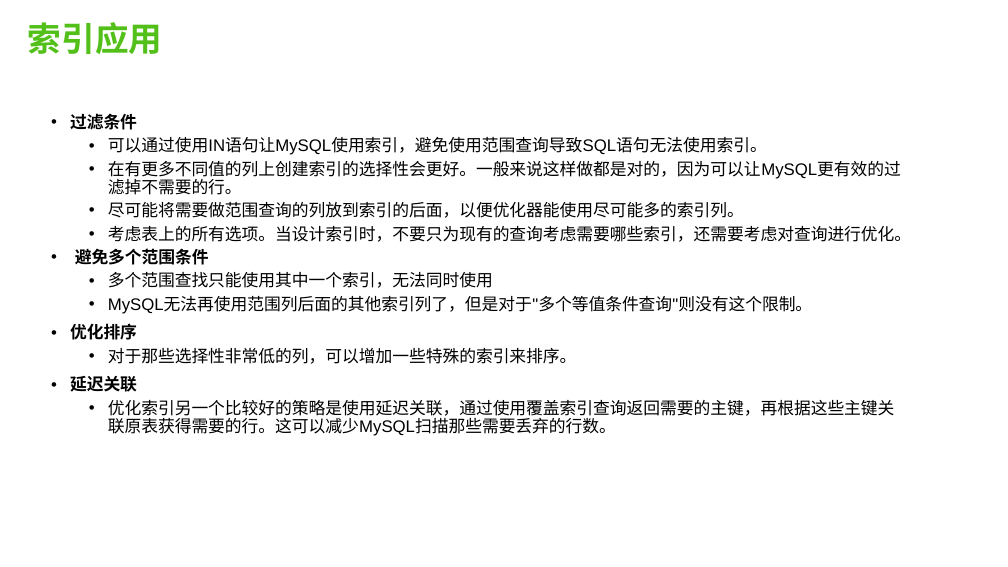
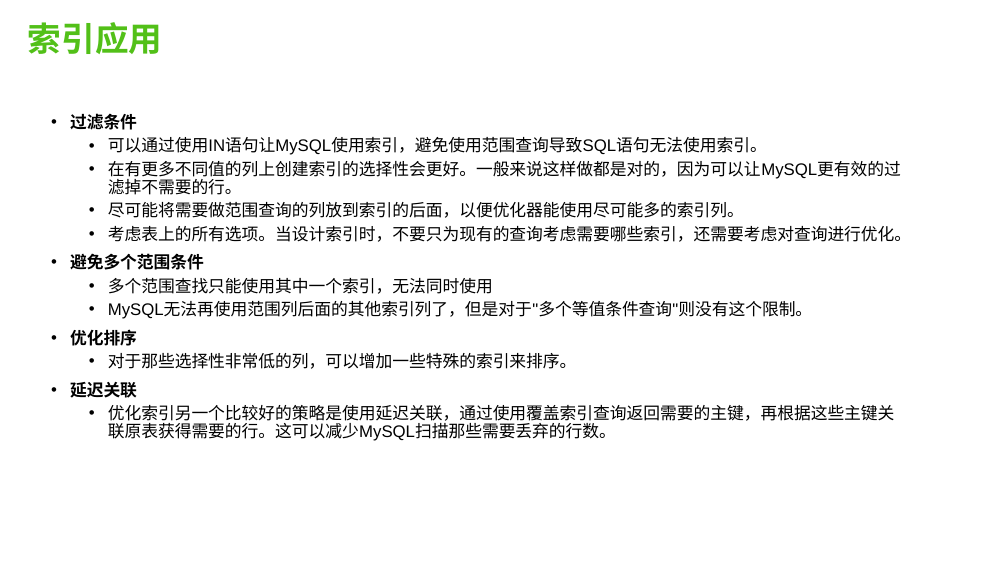
Before and after one commit to robertchengzy/kata, a slide deck: slide 15 of mysql-index.pptx (slide 14 before the commit). Drawn at 1008x567 pixels with LibreOffice and Linux fonts; fonts in the diff are those of the drawing. Boxes give left, top, right and bottom in pixels: in the first picture for what was removed or moved away, otherwise in the second. Text is boxed around its words. In the diff, an @@ line names an element or a change of style, - is before the commit and + after.

```diff
--- a/mysql-index.pptx
+++ b/mysql-index.pptx
@@ text at bbox=[70, 253, 204, 270]: list level 2 to 1 in "避免多个范围条件" @@
```
Also in this commit, not shown: 3 other slides changed, 2 slides added.
